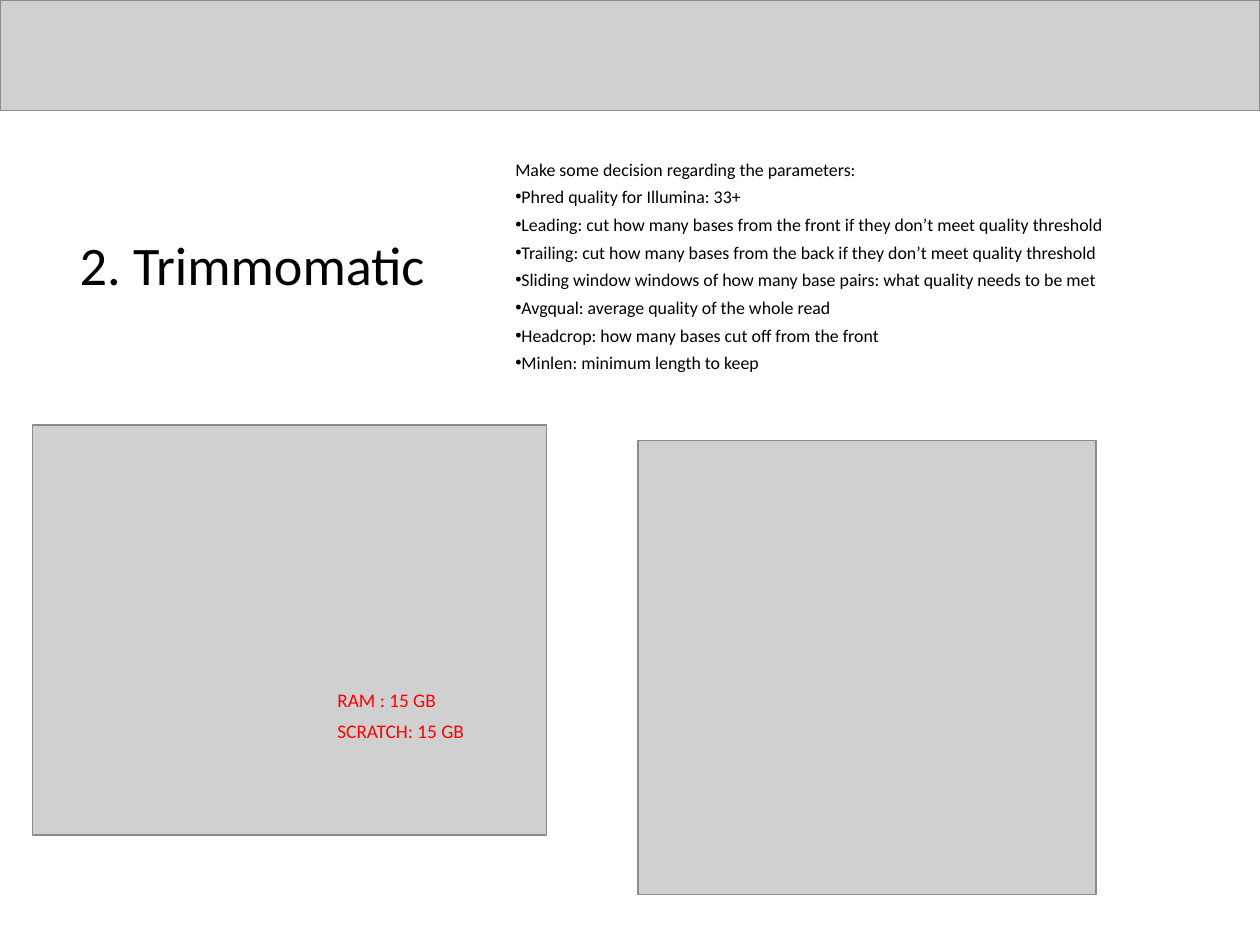
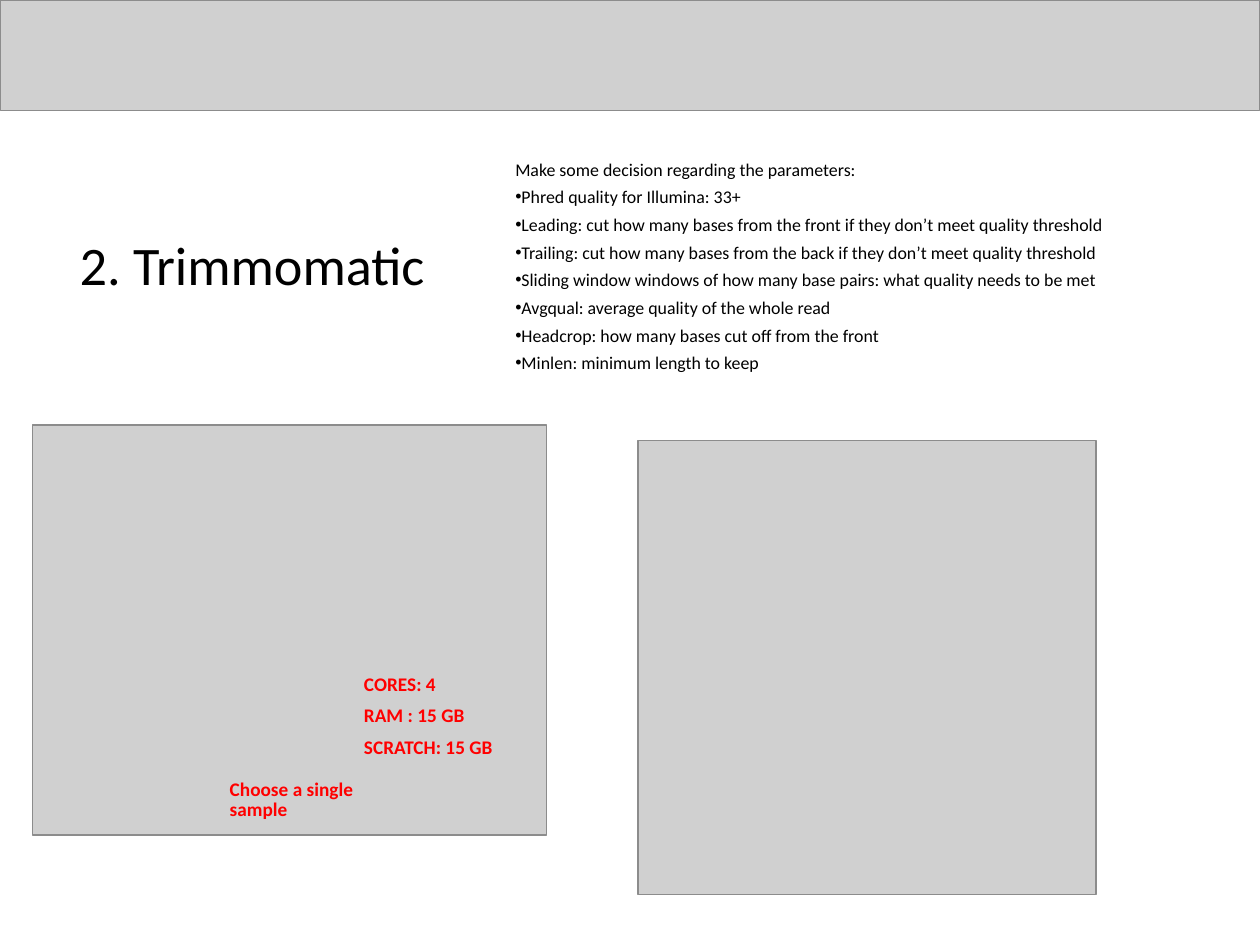
Before and after one commit to zajacn/metagenomics_course_FGCZ, a slide deck: slide 7 of instructions/FastQC.pptx. Drawn at 1260x945 pixels with LibreOffice and Linux fonts; fonts in the diff are those of the drawing; grey boxes stand for pictures. Boxes give left, top, right and bottom in pixels: in the first picture for what was removed or moved away, otherwise in the second. Text is boxed around its words. In the diff, an @@ line names an element or a change of style, - is before the commit and + after.

```diff
--- a/instructions/FastQC.pptx
+++ b/instructions/FastQC.pptx
@@ text "CORES: 4": place and size @@
-text "CORES: 4" at <box>337,694,464,738</box>
+text "CORES: 4" at <box>364,678,492,754</box>
@@ text at <box>364,678,436,691</box>: paragraph added @@
+CORES: 4
@@ text at <box>364,709,492,754</box>: bold on in "RAM : 15 GB", "SCRATCH: 15 GB" @@
@@ text added at <box>230,782,353,819</box>, 11 pt, text #FF0000, bold @@
+Choose a single sample
```
Also in this commit, not shown: 4 other slides changed, 3 other files.
